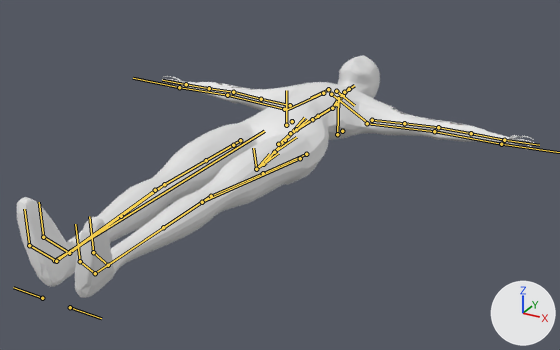
The FBX model Character_TPose_Anim.fbx as it was, and as the next commit left it.
Rendered twice from a 50 mm lens placed at (1.22, -1.13, 0.91), pointed at (0.08, 0.94, -0.13). Lighting does not change. The marker at lower right points along +X, +Y and +Z. The bones that bend it are drawn over the model as lines.
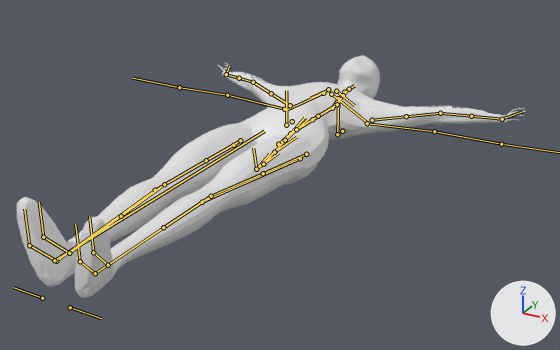
The newer file adds an action. The first version stands in its rest pose; the second is drawn at frame 15 of the action 'rig|Action'.

The edits, one by one:
Bone 'DEF-upper_arm.L' (bone_def_upper_arm_l) turns from (0, 0, 0) to (3, 1, -25) degrees about its own x, y and z.
Bone 'DEF-upper_arm.L' (bone_def_upper_arm_l) is rescaled from (1.0, 1.0, 1.0) to (1.01, 0.98, 1.01).
Bone 'DEF-forearm.L' (bone_def_forearm_l) turns from (0, 0, 0) to (9, 1, 0) degrees about its own x, y and z.
Bone 'DEF-hand.L' (bone_def_hand_l) turns from (0, 0, 0) to (6, 3, -38) degrees about its own x, y and z.
Bone 'DEF-hand.L' (bone_def_hand_l) is rescaled from (1.0, 1.0, 1.0) to (1.0, 1.01, 0.99).
Bone 'DEF-upper_arm.R' (bone_def_upper_arm_r) turns from (0, 0, 0) to (3, -1, 25) degrees about its own x, y and z.
Bone 'DEF-upper_arm.R' (bone_def_upper_arm_r) is rescaled from (1.0, 1.0, 1.0) to (1.01, 0.98, 1.01).
Bone 'DEF-forearm.R' (bone_def_forearm_r) turns from (0, 0, 0) to (9, -1, 0) degrees about its own x, y and z.
Bone 'DEF-hand.R' (bone_def_hand_r) turns from (0, 0, 0) to (6, -3, 38) degrees about its own x, y and z.
Bone 'DEF-hand.R' (bone_def_hand_r) is rescaled from (1.0, 1.0, 1.0) to (1.0, 1.01, 0.99).

Changed parts and their boxes (x1, y1, x2, y2) in the pictures (560 x 350 px):
'Sphere', posed: before (17, 55, 535, 298); after (17, 55, 526, 298)
bone 'DEF-upper_arm.L', root to tip: before (372, 120) to (404, 123); after (372, 120) to (406, 116)
bone 'DEF-forearm.L', root to tip: before (438, 127) to (471, 133); after (440, 113) to (471, 116)
bone 'DEF-hand.L', root to tip: before (504, 140) to (539, 145); after (502, 119) to (522, 111)
bone 'DEF-upper_arm.R', root to tip: before (290, 105) to (261, 99); after (290, 105) to (271, 93)
bone 'DEF-forearm.R', root to tip: before (233, 92) to (209, 88); after (253, 82) to (239, 78)
bone 'DEF-hand.R', root to tip: before (186, 84) to (162, 80); after (226, 74) to (229, 66)
